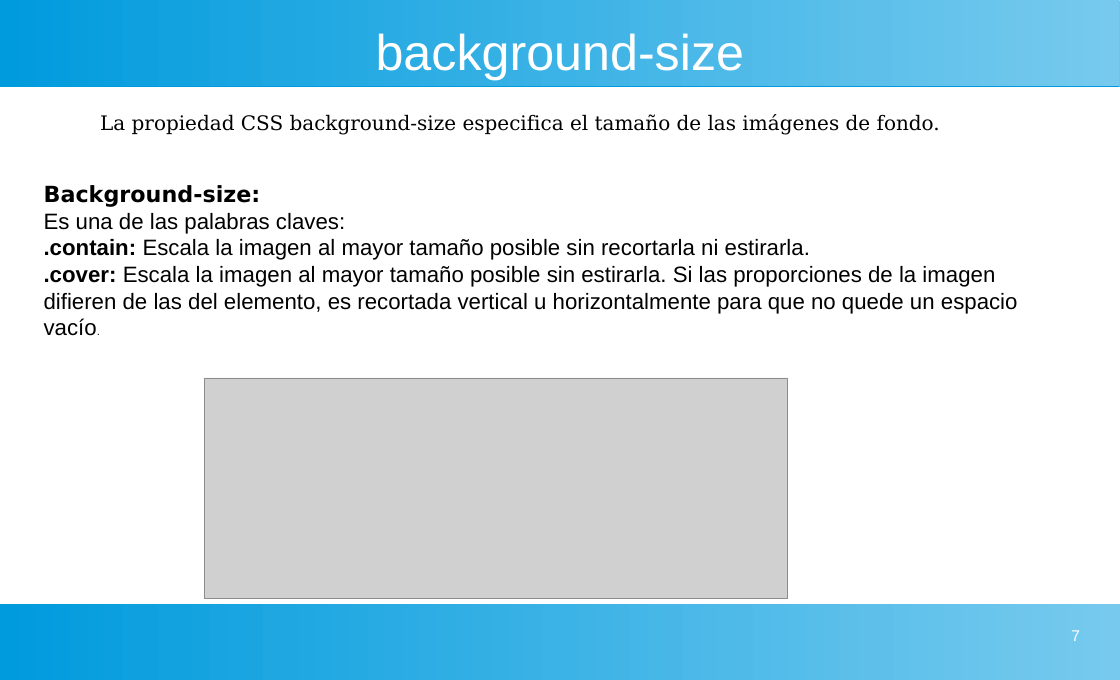
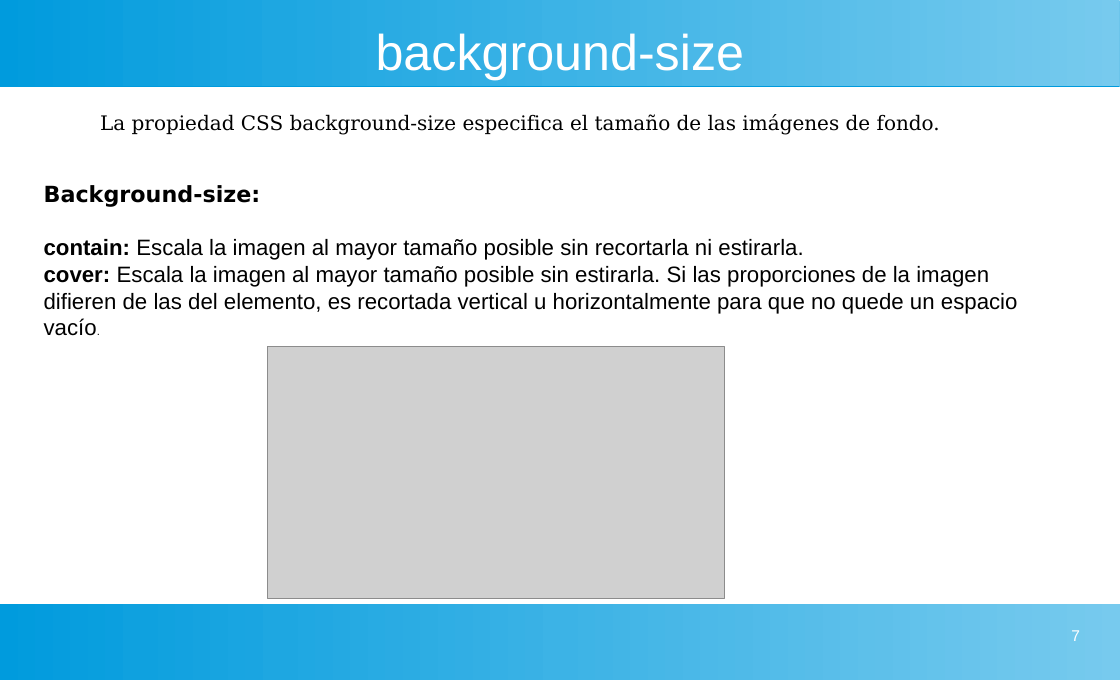
Before and after one commit to gaizkamg/HTML-CSS-Entregable, a slide deck: slide 7 of Presentacion/presentacion-background.odp. Drawn at 1120x680 pixels with LibreOffice and Linux fonts; fonts in the diff are those of the drawing; grey boxes stand for pictures. Boxes give left, top, right and bottom in pixels: in the first picture for what was removed or moved away, otherwise in the second. Text is boxed around its words. In the diff, an @@ line names an element or a change of style, - is before the commit and + after.

```diff
--- a/Presentacion/presentacion-background.odp
+++ b/Presentacion/presentacion-background.odp
@@ text at [44,239,1018,336]: text changed @@
-Es una de las palabras claves:
-.contain: Escala la imagen al mayor tamaño posible sin recortarla ni estirarla.
-.cover: Escala la imagen al mayor tamaño posible sin estirarla. Si las proporciones de la imagen difieren de las del elemento, es recortada vertical u horizontalmente para que no quede un espacio vacío.
+contain: Escala la imagen al mayor tamaño posible sin recortarla ni estirarla.
+cover: Escala la imagen al mayor tamaño posible sin estirarla. Si las proporciones de la imagen difieren de las del elemento, es recortada vertical u horizontalmente para que no quede un espacio vacío.
@@ picture: place and size @@
-picture at [205,378,787,598]
+picture at [268,346,725,598]
```
Also in this commit, not shown: 1 other slide changed, 1 slide added, 1 slide removed, 1 other file.
